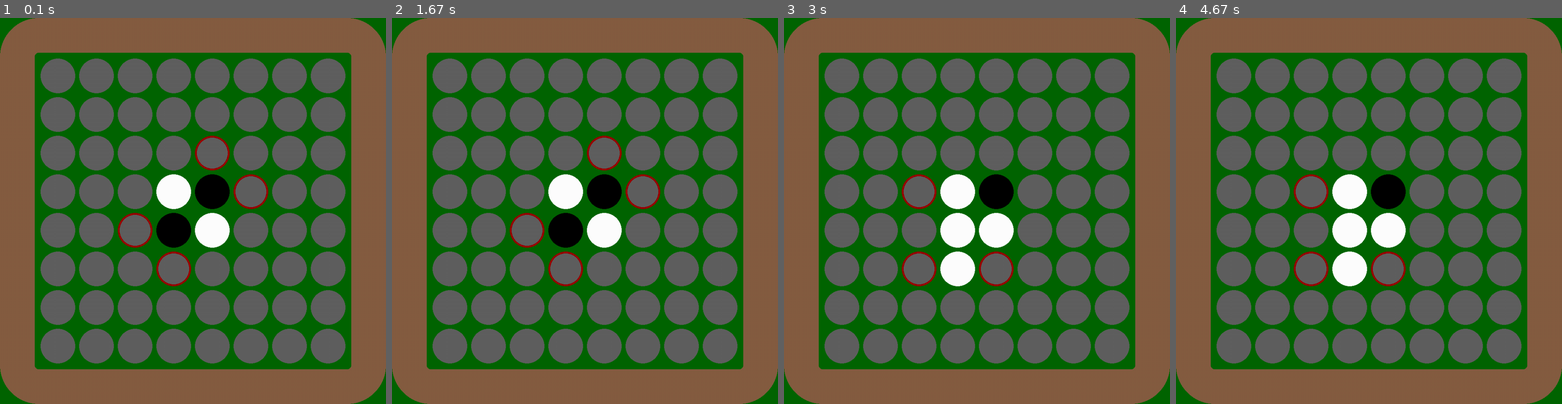
Above: before the commit, frames 1-4 (left to right).
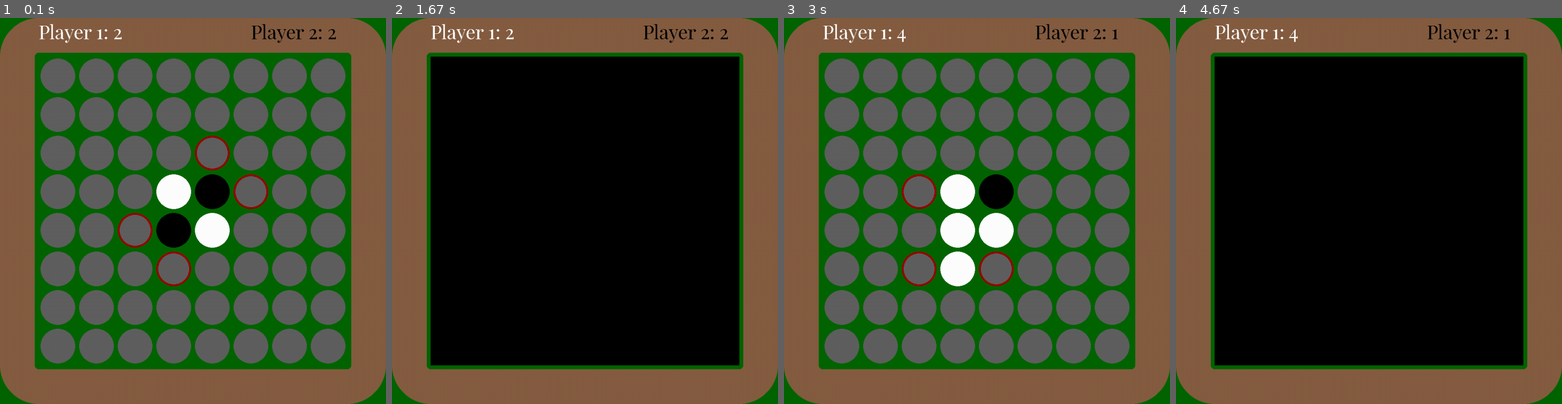
Above: after the commit, the same moments.

Repository: tdawson97/OthelloPygame
Game: pygame game, started from main.py
Two runs of this game, one before a commit and one after it. Both use one fixed random seed, a clock stepped at 60 frames per second and the inputs below.
Inputs (mouse positions are in pixels of both pictures, inside the frame that each line leads up to):
- Up to frame 1 (0.1 s): no input
- Up to frame 2 (1.67 s): hold Q 0.33-0.8 s; click (473, 29) at 0.88 s, where only the run after the commit has a clickable "Player 1: 2"
- Up to frame 3 (3 s): hold Q 2.17-2.63 s; click (977, 257) at 2.72 s
- Up to frame 4 (4.67 s): click (1257, 29) at 3.05 s, where only the run after the commit has a clickable "Player 1: 4"; tap Q at 4.33 s

The runs differ from the first frame. In frame 1, 0.4% of the frame differs, in the area x 10-87%, y 1-7%; in frame 2, 63%; in frame 3, 0.4%; in frame 4, 64%, in the area x 10-90%, y 1-90%.

Commit message:
added running scoreboard and winning messages. player/ui file for future player customization

Diff:
--- a/main.py
+++ b/main.py
@@ -1,7 +1,10 @@
-import pygame, sys
+import pygame
+import sys
 import math
 from settings import *
 from tile import Tile
+from player import Player
+from ui import UI
 
 
 class Game:
@@ -48,24 +51,29 @@
         """
         pygame.init()
         self.screen = pygame.display.set_mode((WIDTH, HEIGHT))
-        self.screen.fill(GREEN)
         self.border = pygame.Rect(0, 0, WIDTH, HEIGHT)
-        pygame.draw.rect(self.screen, BROWN, self.border, 90, 100)
         pygame.display.set_caption('Othello')
-
         self.pieces = []
+
         self.active_player = WHITE
         self.inactive_player = BLACK
         self.available_positions = []
-
         self.black_pieces = []
         self.white_pieces = []
 
+        self.player_1 = Player("Player 1", WHITE)
+        self.player_2 = Player("Player 2", BLACK)
+
+        self.ui = UI()
+        self.paused = False
+
     def setup_game_board(self):
         """
         Communicates with tile.py to create Tile objects and draw pieces
         on the board.
         """
+        self.screen.fill(GREEN)
+        pygame.draw.rect(self.screen, BROWN, self.border, 90, 100)
         for row_index, row in enumerate(board):
             hold_pieces = []
             for i in range(8):
@@ -75,15 +83,37 @@
                     tile = Tile(GREY, (i + 1, row_index + 1), (x, y))
                 elif row[i] == 'X':
                     tile = Tile(BLACK, (i + 1, row_index + 1), (x, y))
-                    self.black_pieces.append(tile)
+                    self.player_2.pieces.append(tile)
                 else:
                     tile = Tile(WHITE, (i + 1, row_index + 1), (x, y))
-                    self.white_pieces.append(tile)
+                    self.player_1.pieces.append(tile)
                 tile.draw_piece()
                 hold_pieces.append(tile)
                 self.screen.blit(tile.surface, tile.pixel_pos)
             self.pieces.append(hold_pieces)
 
+        self.find_available_positions()
+        for piece in self.available_positions:
+            piece.draw_outline()
+            self.screen.blit(piece.surface, piece.pixel_pos)
+
+
+    def update_game_board(self):
+        self.screen.fill(GREEN)
+        pygame.draw.rect(self.screen, BROWN, self.border, 90, 100)
+
+        for tile in self.pieces:
+            for i in range(8):
+                tile[i].draw_piece()
+                self.screen.blit(tile[i].surface, tile[i].pixel_pos)
+
+        self.find_available_positions()
+        for piece in self.available_positions:
+            piece.draw_outline()
+            self.screen.blit(piece.surface, piece.pixel_pos)
+
+
+
     def change_piece(self, tile, color):
         """
         Changes the piece displayed on a tile.
@@ -94,24 +124,26 @@
         tile.draw_piece()
         self.screen.blit(tile.surface, tile.pixel_pos)
 
+
+
     def find_available_positions(self):
         """
         Outlines in red the pieces that the active player can make a valid move on.
         Calls the check direction method for validation of move.
         """
         if self.active_player == BLACK:
-            pieces_list = self.black_pieces
-        else:
-            pieces_list = self.white_pieces
+            pieces_list = self.player_2.pieces
+        else:
+            pieces_list = self.player_1.pieces
 
         self.available_positions = []
         for piece in pieces_list:
             for direction in possible_moves.values():
                 self.check_direction(piece, direction)
 
-        for piece in self.available_positions:
-            piece.draw_outline()
-            self.screen.blit(piece.surface, piece.pixel_pos)
+        if not self.available_positions:
+            self.declare_winner()
+
 
     def check_direction(self, piece, direction):
         """
@@ -130,7 +162,7 @@
 
         check_position = self.pieces[list_pos][item_pos]
 
-        # continue checking in the same direction if check position is opponents
+        # continue checking in the same direction if check_position is opponent's piece
 
         while check_position.color == self.inactive_player:
             list_pos = (check_position.coord_pos[1] - 1 + direction[1])
@@ -165,11 +197,11 @@
         tile = self.pieces[y-1][x-1]
 
         if self.active_player == WHITE:
-            player_pieces = self.white_pieces
-            opponent_pieces = self.black_pieces
-        else:
-            player_pieces = self.black_pieces
-            opponent_pieces = self.white_pieces
+            player_pieces = self.player_1.pieces
+            opponent_pieces = self.player_2.pieces
+        else:
+            player_pieces = self.player_2.pieces
+            opponent_pieces = self.player_1.pieces
 
         # check if tile is an available spot, update piece, return if not
         if tile in self.available_positions:
@@ -196,9 +228,16 @@
         self.available_positions = []
         self.active_player, self.inactive_player = self.inactive_player, self.active_player
 
+    def declare_winner(self):
+        if len(self.player_1.pieces) > len(self.player_2.pieces):
+            self.ui.show_winner_text(self.player_1)
+        elif len(self.player_2.pieces) > len(self.player_1.pieces):
+            self.ui.show_winner_text(self.player_2)
+        else:
+            self.ui.show_winner_text()
+
     def run(self):
         self.setup_game_board()
-
         while True:
             for event in pygame.event.get():
                 if event.type == pygame.QUIT:
@@ -207,7 +246,16 @@
                 elif event.type == pygame.MOUSEBUTTONDOWN and event.button == 1:
                     mouse_position = pygame.mouse.get_pos()
                     self.make_move(mouse_position)
-                self.find_available_positions()
+                elif event.type == pygame.KEYDOWN and event.key == pygame.K_q:
+                    self.paused = not self.paused
+            if self.paused is True:
+                self.ui.display_options_screen()
+            else:
+                self.update_game_board()
+
+            if self.available_positions:
+                self.ui.show_scores(len(self.player_1.pieces), len(self.player_2.pieces))
+
             pygame.display.update()
 
 
--- /dev/null
+++ b/player.py
@@ -0,0 +1,14 @@
+import pygame
+from settings import *
+
+class Player:
+    def __init__(self, name, color):
+        self.name = name
+        self.color = color
+        self.pieces = []
+
+    def set_name(self, name):
+        self.name = name
+
+    def set_color(self, color):
+        self.color = color
--- a/settings.py
+++ b/settings.py
@@ -40,3 +40,5 @@
                     'upper_right': (1, -1),
                     'bottom_left': (-1, 1),
                     'bottom_right': (1, 1)}
+
+font = 'PlayfairDisplay-Regular.otf'
--- a/tile.py
+++ b/tile.py
@@ -28,7 +28,7 @@
     draw_outline():
         Draw an outline over a piece on the board
     """
-    def __init__(self, color, coord_pos, pixel_pos):
+    def __init__(self, color=None, coord_pos=None, pixel_pos=None):
         """
         Constructs all the necessary attributes for a Tile object
         """
--- /dev/null
+++ b/ui.py
@@ -0,0 +1,35 @@
+import pygame
+from settings import *
+
+class UI:
+    def __init__(self):
+
+        self.display_surface = pygame.display.get_surface()
+        self.font = pygame.font.Font(font, 50)
+
+        self.options_screen = pygame.Surface((800, 800))
+        self.options_screen_rect = self.options_screen.get_rect(topleft=(100, 100))
+
+
+
+    def show_scores(self, player_1_score, player_2_score):
+        text_surf = self.font.render(f'Player 1: {player_1_score}', False, WHITE)
+        text_rect = text_surf.get_rect(topleft=(100, 0))
+        self.display_surface.blit(text_surf, text_rect)
+
+        text_surf = self.font.render(f'Player 2: {player_2_score}', False, BLACK)
+        text_rect = text_surf.get_rect(topleft=(650, 0))
+        self.display_surface.blit(text_surf, text_rect)
+
+    def show_winner_text(self, winner=None):
+        if winner:
+            text_surf = self.font.render(f'{winner.name} wins!!', False, winner.color)
+        else:
+            text_surf = self.font.render(f"It's a tie.", False, BLACK)
+
+        text_rect = text_surf.get_rect(topleft=(350, 0))
+        self.display_surface.blit(text_surf, text_rect)
+
+    def display_options_screen(self):
+        self.display_surface.blit(self.options_screen, self.options_screen_rect)
+        self.display_surface.blit(self.options_screen, self.options_screen_rect)
Binary file added: PlayfairDisplay-Regular.otf
